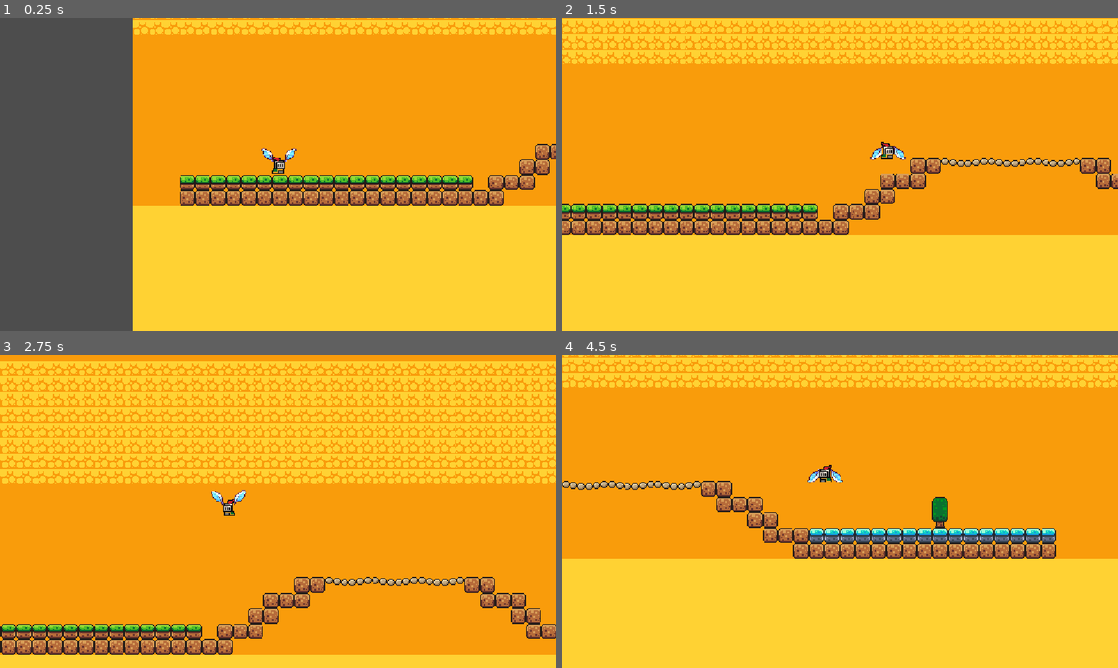
Above: before the commit, frames 1-4 (two rows, left to right).
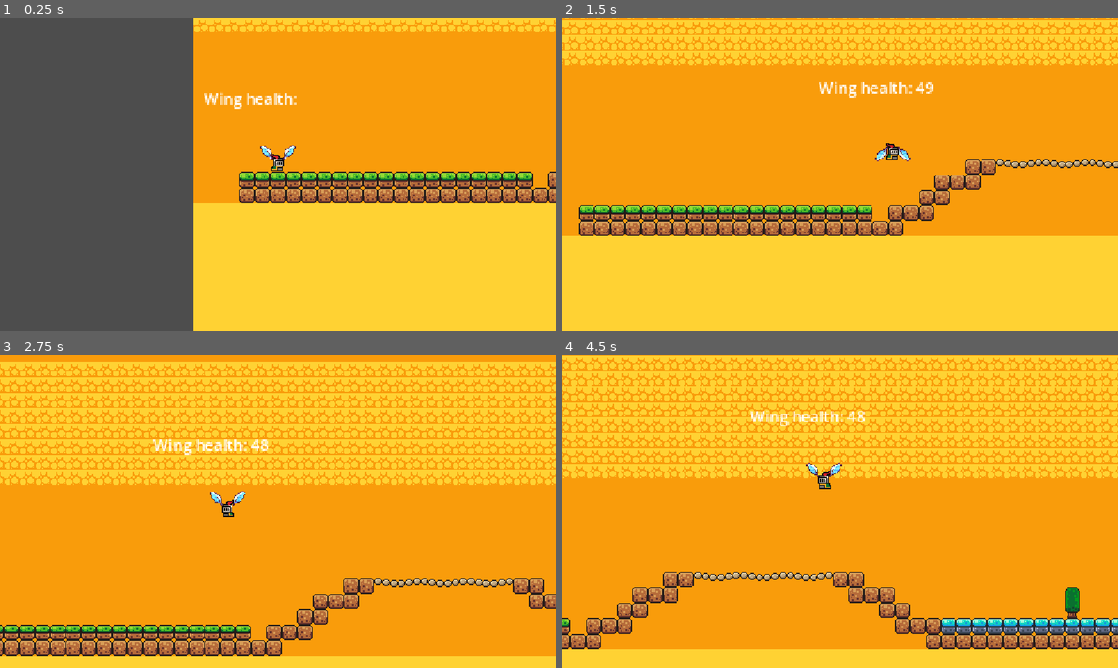
Above: after the commit, the same moments.

Repository: Diode-exe/second-wind
Game: Godot game, scene res://scenes/actual_level.tscn
Same seed, same stepped clock (60 frames per second), same inputs: the game is played once before the commit and once after it.
Inputs:
- Up to frame 1 (0.25 s): no input
- Up to frame 2 (1.5 s): tap Enter (ui_accept) at 0.5, 0.77, 1.07 s; hold Right (ui_right) from 0.53 s (still down); tap Space (space) at 0.6, 1.35 s
- Up to frame 3 (2.75 s): tap Enter (ui_accept) at 1.52, 1.82 s; release Right (ui_right) at 2.03 s; hold Left (ui_left) from 2.03 s (still down); tap Space (space) at 2.1 s
- Up to frame 4 (4.5 s): release Left (ui_left) at 2.78 s; hold Right (ui_right) 2.78-4.28 s; tap Space (space) at 2.85, 3.6, 4.35 s; tap Enter (ui_accept) at 3.02, 3.32, 3.77, 4.07 s; hold Left (ui_left) from 4.28 s (still down)

The runs differ from the first frame. In frame 1, 19% of the frame differs, in the area x 23-100%, y 0-100%; in frame 2, 14%; in frame 3, 26%; in frame 4, 59%, in the area x 0-100%, y 0-94%.

Commit message:
Working wing health counter

Diff:
--- a/scenes/actual_level.tscn
+++ b/scenes/actual_level.tscn
@@ -361,13 +361,14 @@
 
 [node name="wing_with" parent="." unique_id=78275759 instance=ExtResource("1_5lqds")]
 z_index = 1
-position = Vector2(-426, 107)
+position = Vector2(87, 451)
 script = ExtResource("2_ybgef")
 
-[node name="background_map" type="TileMapLayer" parent="." unique_id=599287681]
+[node name="background_map" type="TileMapLayer" parent="." unique_id=60088964]
+position = Vector2(576, 335)
 tile_map_data = PackedByteArray("AADc/wkAAAABAA0AAADc/wwAAAABAA0AAADc/w0AAAABAA0AAADc/w4AAAABAA0AAADc/w8AAAABAA0AAADc/x …(47152 unchanged characters)…
 tile_set = SubResource("TileSet_5lqds")
 
-[node name="walkable_map" type="TileMapLayer" parent="background_map" unique_id=1800024414]
+[node name="walkable_map" type="TileMapLayer" parent="background_map" unique_id=898421701]
 tile_map_data = PackedByteArray("AADf/wcAAAAAAAAAAADg/wcAAAAAAAAAAADh/wcAAAAAAAAAAADi/wcAAAAAAAAAAADj/wcAAAAAAAAAAADk/w …(1584 unchanged characters)…
 tile_set = SubResource("TileSet_t7wha")
--- a/scenes/wing_with.tscn
+++ b/scenes/wing_with.tscn
@@ -121,7 +121,15 @@
 script = ExtResource("1_c7trj")
 
 [node name="Camera2D" type="Camera2D" parent="." unique_id=933660122]
+position = Vector2(1, -1)
 position_smoothing_enabled = true
+
+[node name="RichTextLabel" type="RichTextLabel" parent="Camera2D" unique_id=1658375975]
+offset_left = -77.0
+offset_top = -90.0
+offset_right = 85.0
+offset_bottom = -50.0
+text = "Wing health: "
 
 [node name="Player" type="Sprite2D" parent="." unique_id=1339406699]
 position = Vector2(1, -16)
--- a/scripts/wing_with.gd
+++ b/scripts/wing_with.gd
@@ -4,11 +4,13 @@
 @onready var wing_with: CharacterBody2D = $"."
 @onready var player: Sprite2D = $Player
 @onready var animation_player: AnimationPlayer = $Player/AnimationPlayer
+@onready var rich_text_label: RichTextLabel = $Camera2D/RichTextLabel
 
 const SPEED = 300.0
 const JUMP_VELOCITY = -400.0
 
 var camera_zoom = Vector2(2, 2)
+var wing_health = 50
 
 func _physics_process(delta: float) -> void:
 	camera_2d.zoom = camera_zoom
@@ -20,7 +22,7 @@
 	if Input.is_action_just_pressed("ui_accept") and is_on_floor():
 		velocity.y = JUMP_VELOCITY
 
-	if Input.is_action_just_pressed("space"):
+	if Input.is_action_just_pressed("space") and is_on_floor():
 		wing_flap()
 
 	# Get the input direction and handle the movement/deceleration.
@@ -38,5 +40,9 @@
 	move_and_slide()
 
 func wing_flap():
+	wing_health -= 1
 	animation_player.play("flap")
 	animation_player.queue("RESET")
+	rich_text_label.clear()
+	rich_text_label.add_text("Wing health: ")
+	rich_text_label.append_text(str(wing_health))
Not shown, changed: HAVEN v1.1.txt
